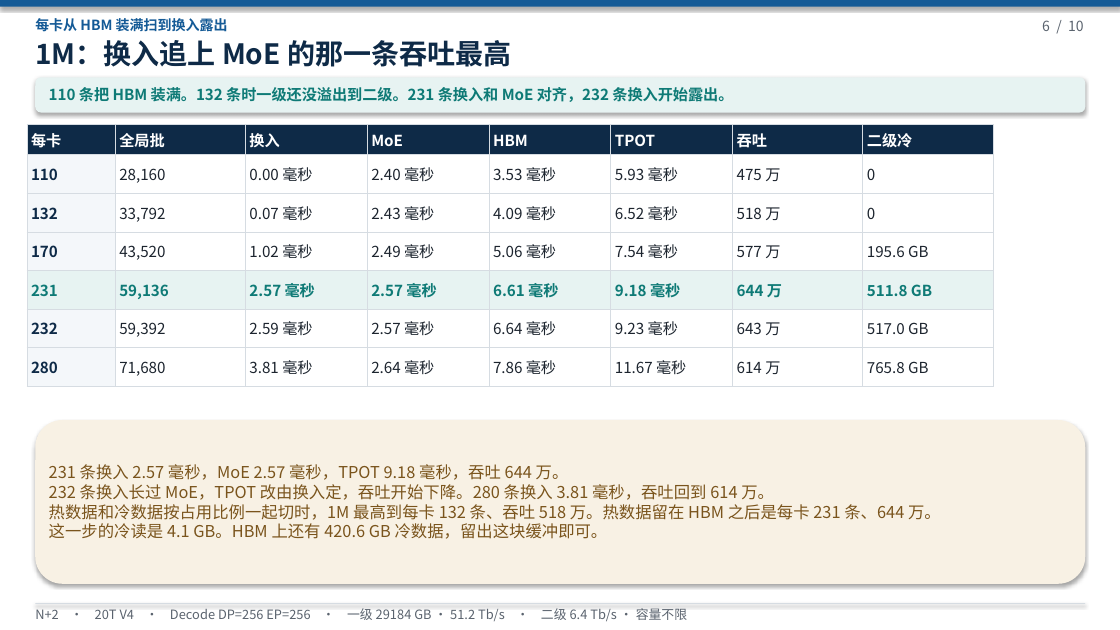
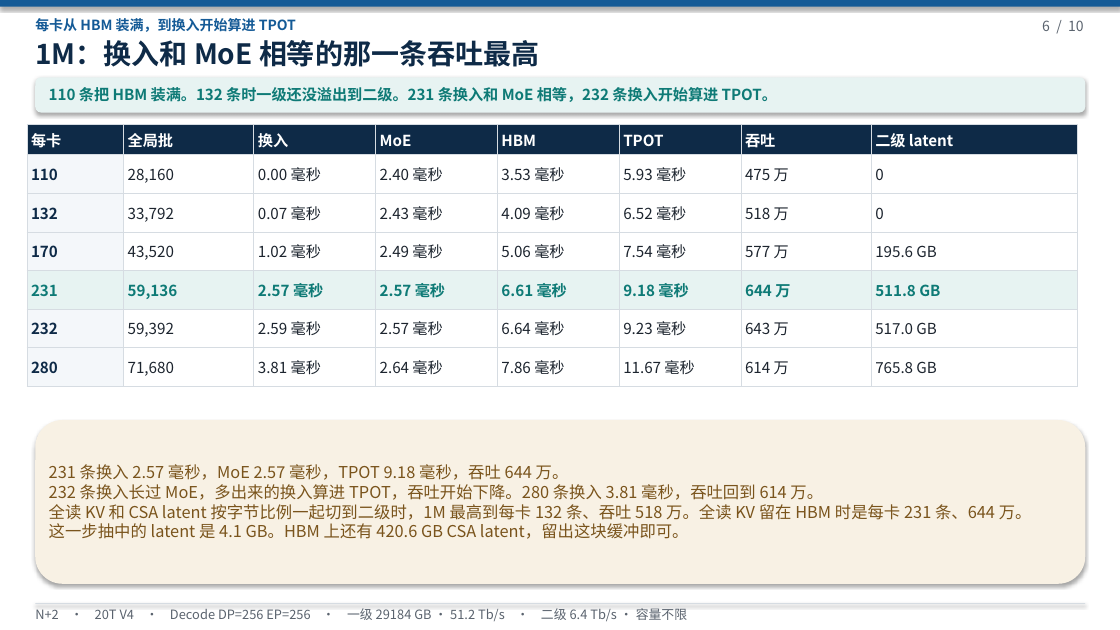
Before and after one commit to 69515164-rgb/UCL-MPComm, a slide deck: slide 6 of docs/N+2-20T-V4-两级池.pptx. Drawn at 1120x630 pixels with LibreOffice and Linux fonts; fonts in the diff are those of the drawing. Boxes give left, top, right and bottom in pixels: in the first picture for what was removed or moved away, otherwise in the second. Text is boxed around its words. In the diff, an @@ line names an element or a change of style, - is before the commit and + after.

```diff
--- a/docs/N+2-20T-V4-两级池.pptx
+++ b/docs/N+2-20T-V4-两级池.pptx
@@ text at (35,18,296,32): text changed @@
-每卡从 HBM 装满扫到换入露出
+每卡从 HBM 装满，到换入开始算进 TPOT
@@ text at (35,40,539,67): text changed @@
-1M：换入追上 MoE 的那一条吞吐最高
+1M：换入和 MoE 相等的那一条吞吐最高
@@ text at (49,87,777,102): text changed @@
-110 条把 HBM 装满。132 条时一级还没溢出到二级。231 条换入和 MoE 对齐，232 条换入开始露出。
+110 条把 HBM 装满。132 条时一级还没溢出到二级。231 条换入和 MoE 相等，232 条换入开始算进 TPOT。
@@ table at (27,124,1077,386) @@
-row 1, column 8: 二级冷
+row 1, column 8: 二级 latent
@@ table: place and size @@
-table at (27,124,993,386)
+table at (27,124,1077,386)
@@ text at (49,484,1032,539): text changed @@
-232 条换入长过 MoE，TPOT 改由换入定，吞吐开始下降。280 条换入 3.81 毫秒，吞吐回到 614 万。
-热数据和冷数据按占用比例一起切时，1M 最高到每卡 132 条、吞吐 518 万。热数据留在 HBM 之后是每卡 231 条、644 万。
-这一步的冷读是 4.1 GB。HBM 上还有 420.6 GB 冷数据，留出这块缓冲即可。
+232 条换入长过 MoE，多出来的换入算进 TPOT，吞吐开始下降。280 条换入 3.81 毫秒，吞吐回到 614 万。
+全读 KV 和 CSA latent 按字节比例一起切到二级时，1M 最高到每卡 132 条、吞吐 518 万。全读 KV 留在 HBM 时是每卡 231 条、644 万。
+这一步抽中的 latent 是 4.1 GB。HBM 上还有 420.6 GB CSA latent，留出这块缓冲即可。
```
Also in this commit, not shown: 8 other slides changed, 1 other file.
